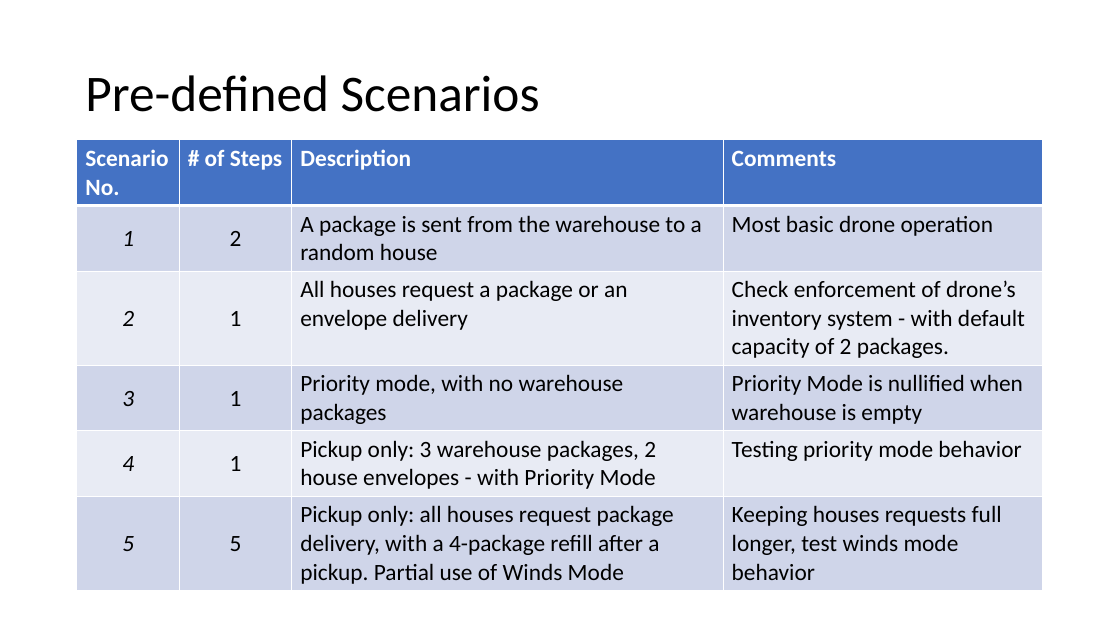
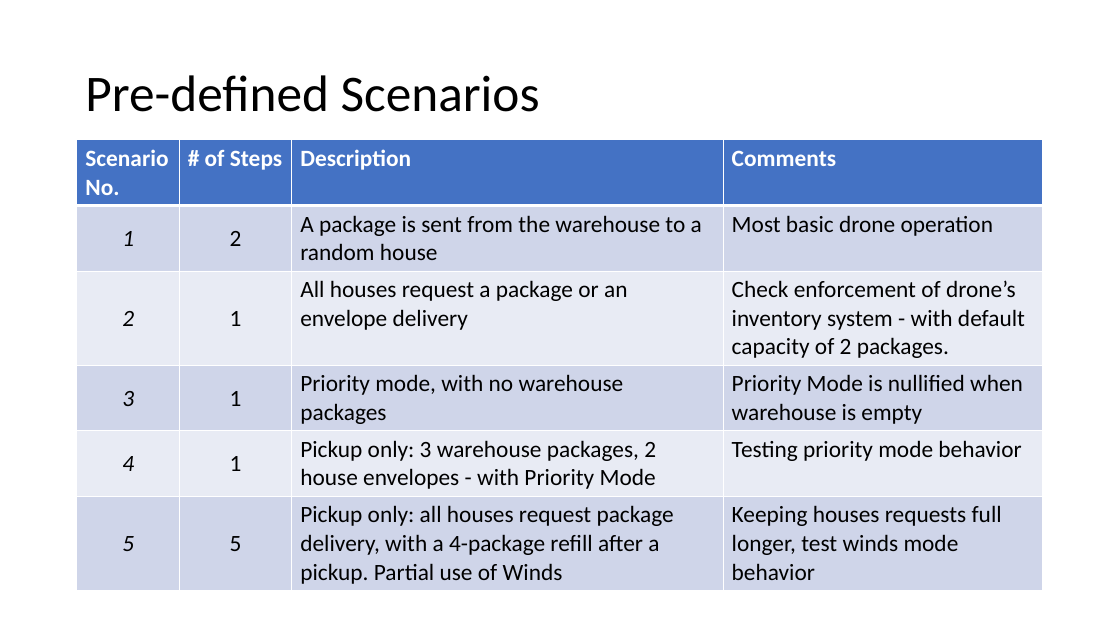
Before and after one commit to GuyHaviv37/DeliveryDroneSpectra, a slide deck: slide 19 of docs/final presentation.pptx. Drawn at 1120x630 pixels with LibreOffice and Linux fonts; fonts in the diff are those of the drawing. Boxes give left, top, right and bottom in pixels: in the first picture for what was removed or moved away, otherwise in the second. Text is boxed around its words. In the diff, an @@ line names an element or a change of style, - is before the commit and + after.

Commit message:
GUI: fix to winds on scenarios

```diff
--- a/docs/final presentation.pptx
+++ b/docs/final presentation.pptx
@@ table at (77, 140, 1044, 588) @@
-row 6, column 3: Pickup only: all houses request package delivery, with a 4-package refill after a pickup. Partial use of Winds Mode
+row 6, column 3: Pickup only: all houses request package delivery, with a 4-package refill after a pickup. Partial use of Winds
```
Also in this commit, not shown: 2 other slides changed, 1 other file.
